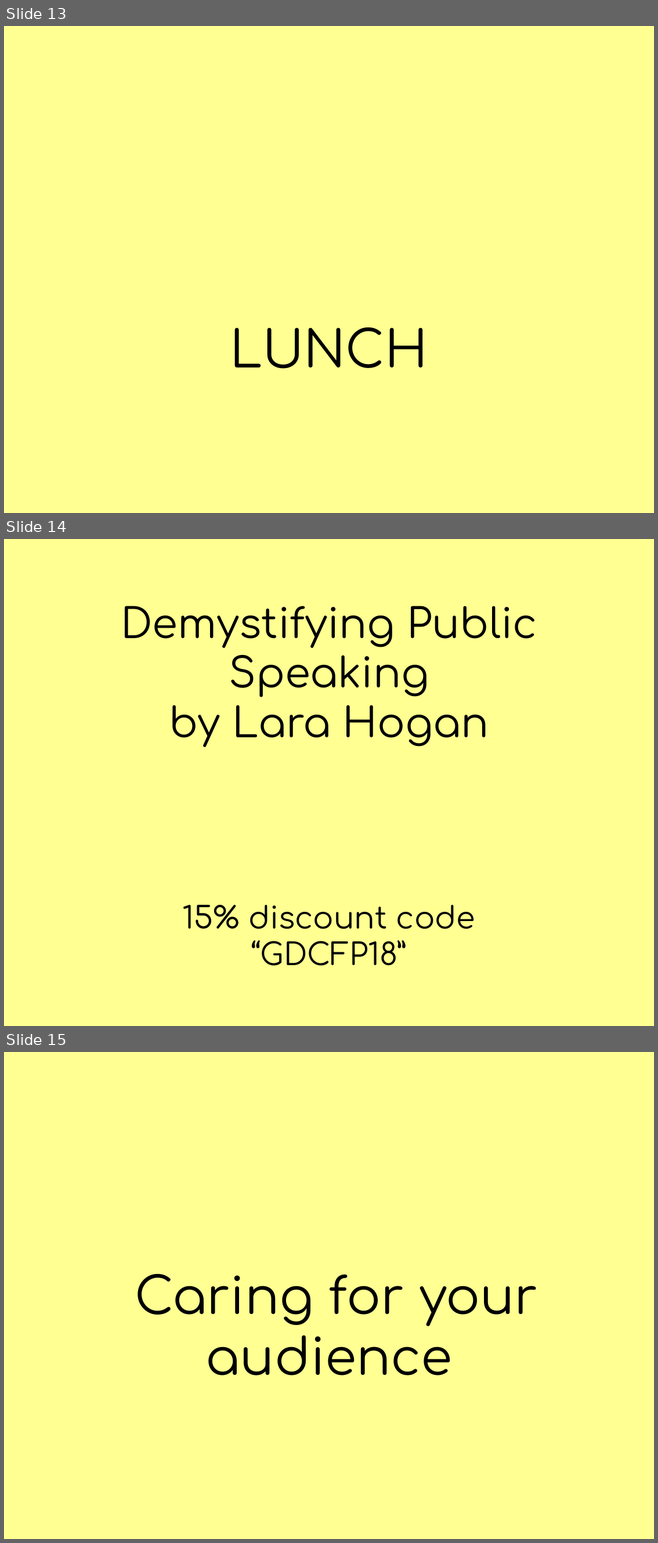
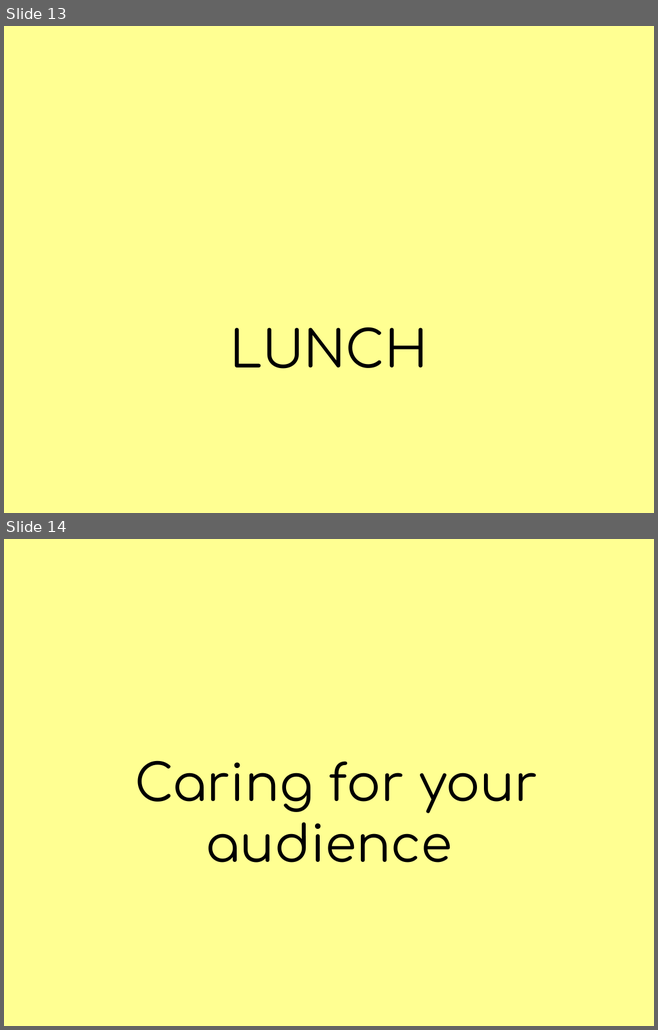
Before and after one commit to JiggyPete/global-diversity-cfp-day-site, a slide deck: public/slides/global-diversity-cfp-day.pptx. Shown one above the other, each under a label of ours: slides 13, 14 and 15 before the commit, slides 13 and 14 after it. The pictures are 658x1543 and 658x1030 pixels, drawn with LibreOffice and Linux fonts; fonts in the diff are those of the drawing. Boxes give left, top, right and bottom in pixels: in the first picture for what was removed or moved away, otherwise in the second. Text is boxed around its words. In the diff, an @@ line names an element or a change of style, - is before the commit and + after.

```diff
--- a/public/slides/global-diversity-cfp-day.pptx
+++ b/public/slides/global-diversity-cfp-day.pptx
@@ slide 14 removed at [4, 539, 654, 1026], background #FFFF92 @@
@@ text removed at [121, 606, 537, 747] @@
-Demystifying Public Speaking
-by Lara Hogan
@@ title removed at [183, 905, 475, 966] @@
-15% discount code
-“GDCFP18”
@@ what was slide 15 is now slide 14 @@
```
Also in this commit, not shown: 3 slides changed, 4 slides added, 3 other files.
